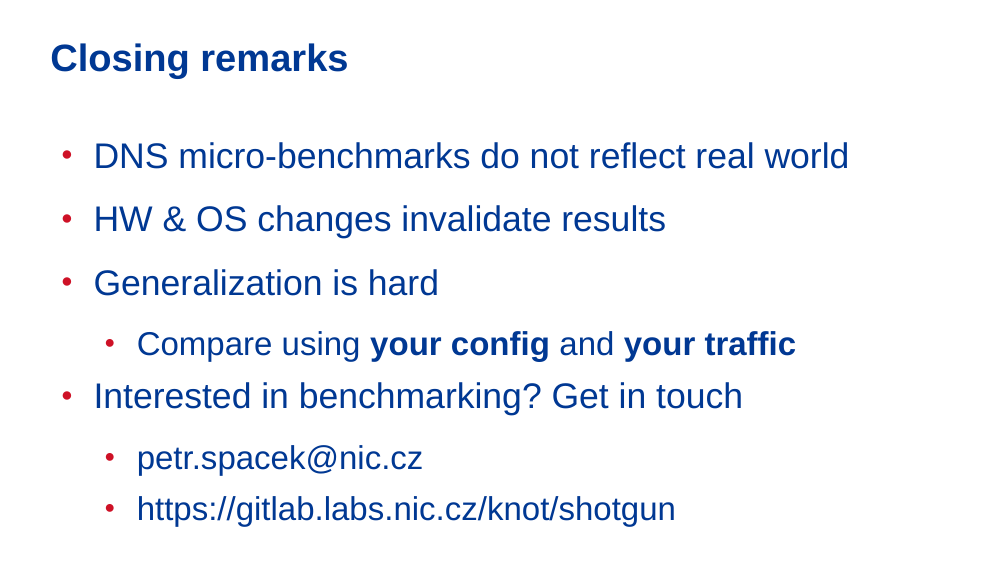
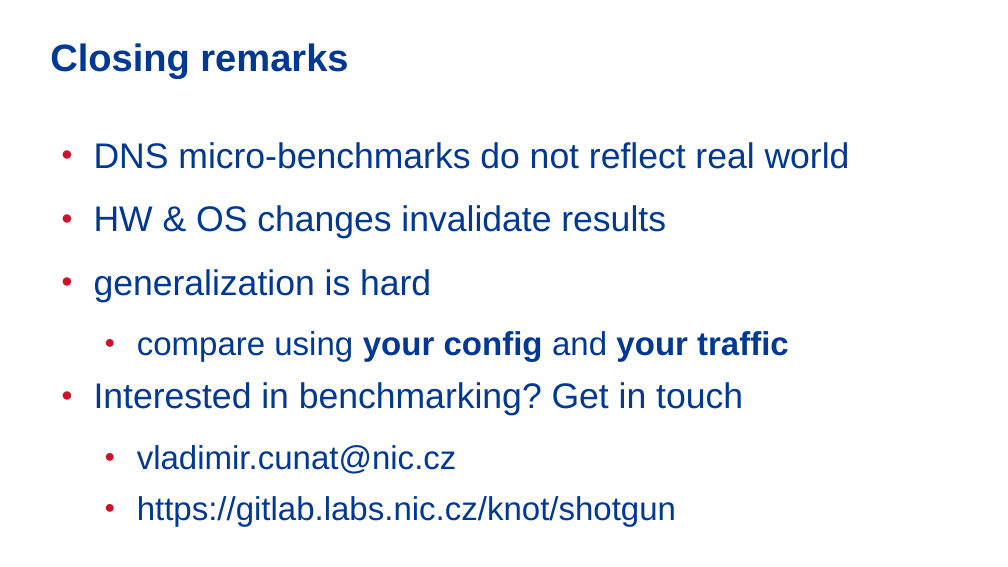
Before and after one commit to vcunat/nic-slides, a slide deck: slide 33 of 19-bench/benchmarking.odp (slide 34 before the commit). Drawn at 1008x567 pixels with LibreOffice and Linux fonts; fonts in the diff are those of the drawing; background and template pictures are left out. Boxes give left, top, right and bottom in pixels: in the first picture for what was removed or moved away, otherwise in the second. Text is boxed around its words. In the diff, an @@ line names an element or a change of style, - is before the commit and + after.

```diff
--- a/19-bench/benchmarking.odp
+++ b/19-bench/benchmarking.odp
@@ text at [94,269,789,362]: text changed @@
-● Generalization is hard
-  ● Compare using your config and your traffic
+● generalization is hard
+  ● compare using your config and your traffic
@@ text at [137,445,457,474]: text changed @@
-  ● petr.spacek@nic.cz
+  ● vladimir.cunat@nic.cz
```
Also in this commit, not shown: 17 other slides changed, 1 slide removed.
